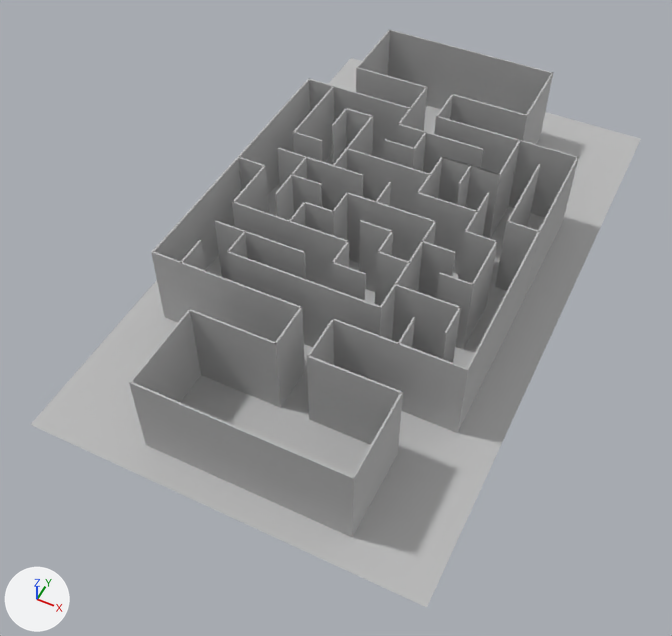
What one commit did to the OBJ model public/assets/models/maze.obj.
Both versions are drawn from a 50 mm camera at (28.1, -37.8, 75.0) aimed at (-2.6, 23.4, -1.6). The lights are fixed; the arrows at lower left show +X, +Y and +Z. Where no turn or scale is listed for an object, it has been applied to the vertices.

The older version as bpy lines, for what is in view:
```python
me_maze = bpy.data.meshes.new('maze')
me_maze.from_pydata(...)  # 649 vertices, 496 faces; spans x -22.4..19.6, y -3.7..67.9, z 0.0..9.8
me_maze.materials.append(mat_initialshadinggroup)  # grey #bcbcbc
ob_maze = bpy.data.objects.new('maze', me_maze)
ob_maze.location = (0.0, 0.0, 0.0)
```
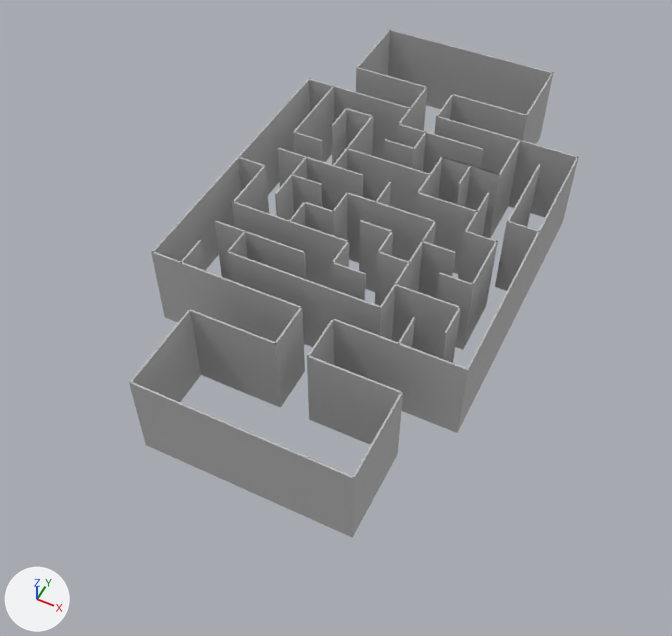
What changed in the scene script:
```text
Change me_maze:
    used by ob_maze; location = (0.0, 0.0, 0.0)
    remove me_maze.from_pydata(...)  # 649 vertices, 496 faces; spans x -22.4..19.6, y -3.7..67.9, z 0.0..9.8
    add me_maze.from_pydata(...)  # 528 vertices, 396 faces; spans x -18.5..15.3, y -0.7..62.4, z 0.0..9.8
    me_maze part 1: the loose piece of 121 vertices spanning x -22.4..19.6, y -3.7..67.9, z 0.0 is deleted
    me_maze part 2
    107 faces are deleted
    107 new faces join them
```

Location of each change, [x1, y1, x2, y2] in pixels of the pictures (672 x 636 px; the box of a moved part takes in the faces that stretch with it):
'maze', reshaped (26% narrower, 12% shorter)
    before: [31, 29, 641, 607]
    after: [129, 29, 579, 538]
part 1 of me_maze, deleted
    before: [31, 58, 641, 607]
part 2 of me_maze, moved or reshaped
    both: [131, 72, 577, 538]
